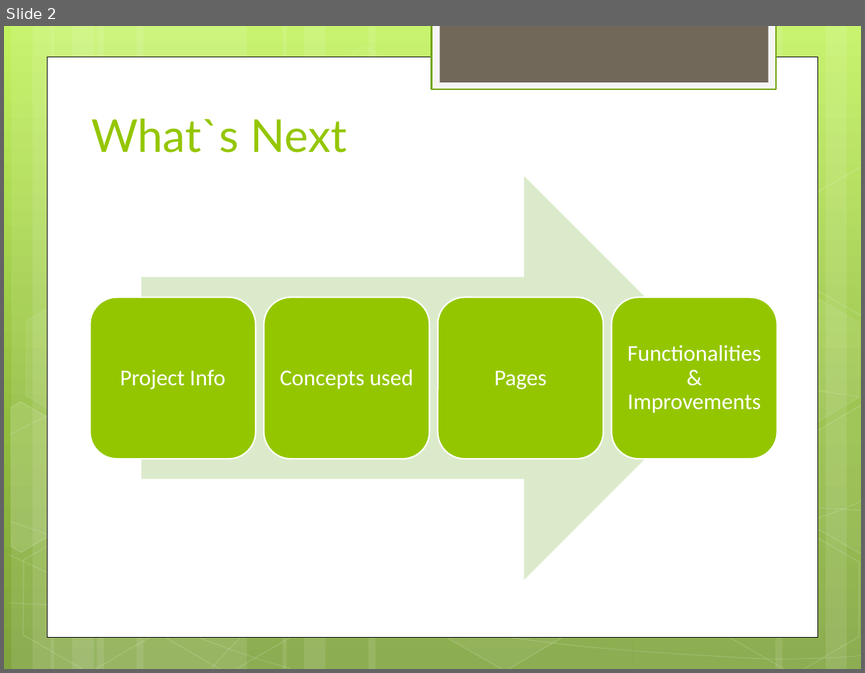
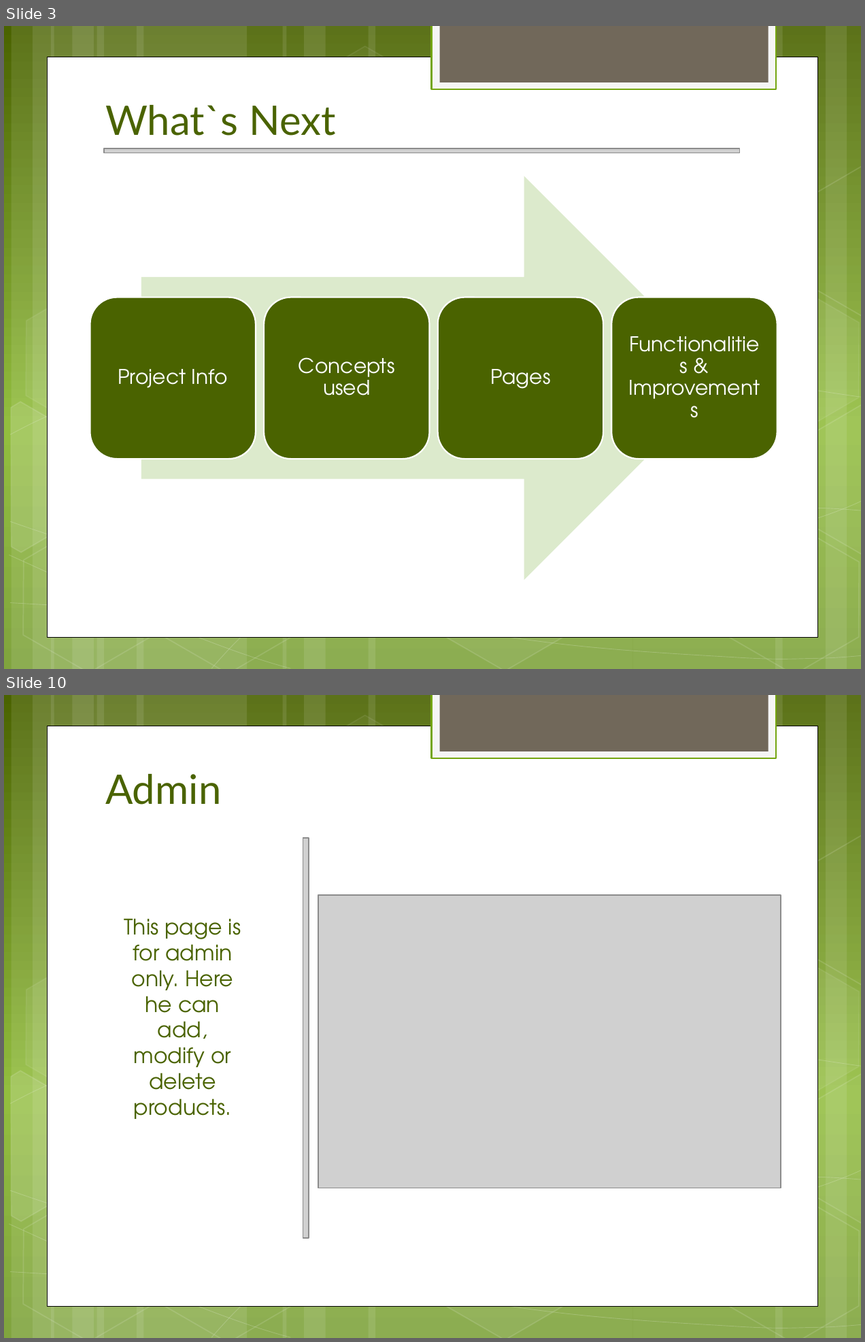
Before and after one commit to Daniela-MI/Final-Project, a slide deck: TeaHi.pptx. Shown one above the other, each under a label of ours: slide 2 before the commit, slides 3 and 10 after it; the slides between them are not shown. The pictures are 865x673 and 865x1342 pixels, drawn with LibreOffice and Linux fonts; fonts in the diff are those of the drawing; grey boxes stand for pictures. Boxes give left, top, right and bottom in pixels: in the first picture for what was removed or moved away, otherwise in the second. Text is boxed around its words. In the diff, an @@ line names an element or a change of style, - is before the commit and + after.

```diff
--- a/TeaHi.pptx
+++ b/TeaHi.pptx
@@ slide 10 added at [4,695,861,1338], background gradient #4A6300 to #93BF3F to #81A53E; not listed: 31 template elements that a slide beside it also shows @@
@@ title added at [105,774,221,804], 34.2 pt, text #4A6300 @@
+Admin
@@ picture added at [303,838,309,1238] @@
@@ picture added at [318,895,781,1187] @@
@@ text added at [124,918,241,1119], 18 pt, text #4A6300 @@
+This page is for admin only. Here he can add, modify or delete products.
@@ what was slide 2 is now slide 3 @@
@@ slide 3 changed as well @@
@@ background gradient #C3F35F to #93BF3F to #81A53E to gradient #4A6300 to #93BF3F to #81A53E @@
@@ title "What`s Next": place and size @@
-title "What`s Next" at [91,118,347,152]
+title "What`s Next" at [105,105,335,135]
@@ title "What`s Next" at [105,105,335,135]: size 38 to 34.2 pt, text colour #94C600 to #4A6300 @@
@@ picture added at [104,148,740,152] @@
@@ fill #94C600 to #4A6300 in 4 elements at [90,297,255,458], [264,297,429,458], [438,297,603,458], [611,297,777,458] @@
@@ size 19 to 17 pt, font Calibri to TeX Gyre Adventor in 4 elements at [118,369,228,388], [298,357,395,395], [490,369,550,388], [619,305,769,451] @@
```
Also in this commit, not shown: 1 other slide changed, 10 other slides added, 1 slide removed, 24 other files.
